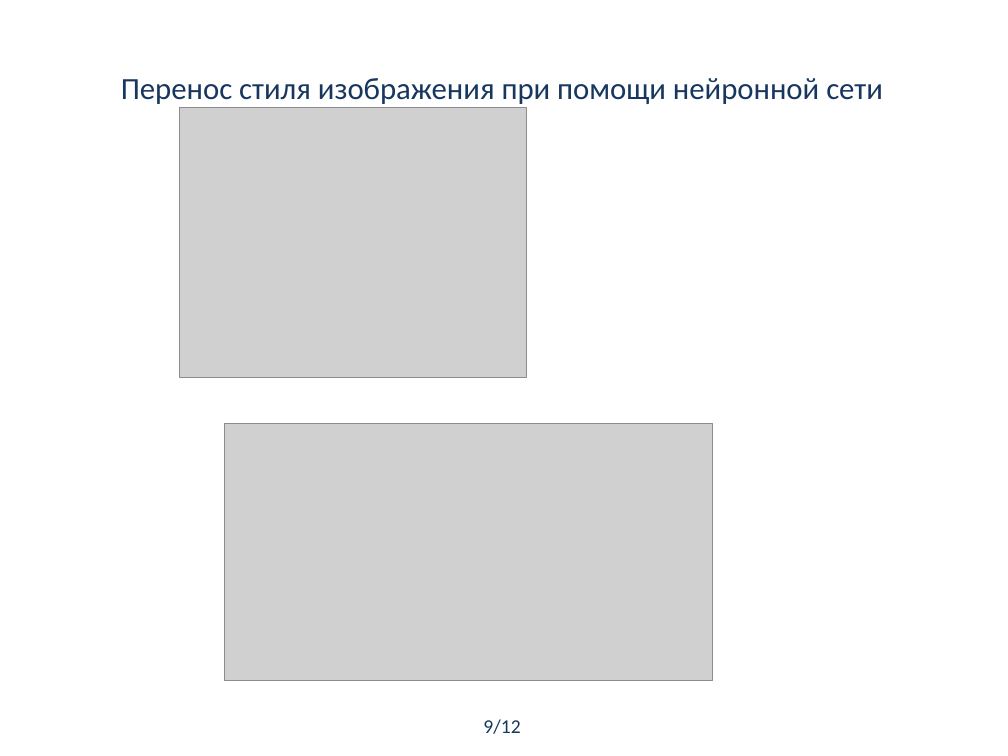
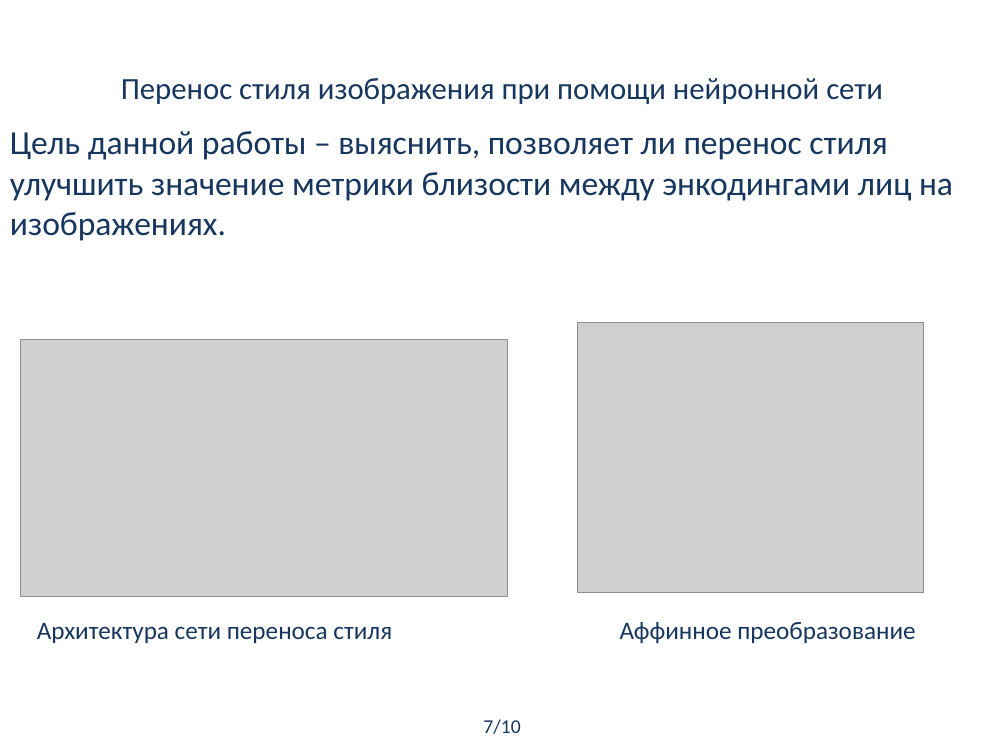
Before and after one commit to alxmcs/CompositePortraitRecognition, a slide deck: slide 7 of docs/reports/презентация.pptx. Drawn at 1008x756 pixels with LibreOffice and Linux fonts; fonts in the diff are those of the drawing; grey boxes stand for pictures. Boxes give left, top, right and bottom in pixels: in the first picture for what was removed or moved away, otherwise in the second. Text is boxed around its words. In the diff, an @@ line names an element or a change of style, - is before the commit and + after.

```diff
--- a/docs/reports/презентация.pptx
+++ b/docs/reports/презентация.pptx
@@ text added at box(10, 131, 953, 241), 24 pt, text #17375E @@
+Цель данной работы – выяснить, позволяет ли перенос стиля улучшить значение метрики близости между энкодингами лиц на изображениях.
@@ picture: place and size @@
-picture at box(179, 107, 526, 378)
+picture at box(578, 323, 924, 594)
@@ picture: place and size @@
-picture at box(225, 423, 712, 681)
+picture at box(20, 340, 507, 598)
@@ text added at box(37, 622, 915, 643), 18 pt, text #17375E @@
+Архитектура сети переноса стиля Аффинное преобразование
@@ text at box(483, 719, 520, 734): text changed @@
-9/12
+7/10
```
Also in this commit, not shown: 6 other slides changed, 1 other file.
